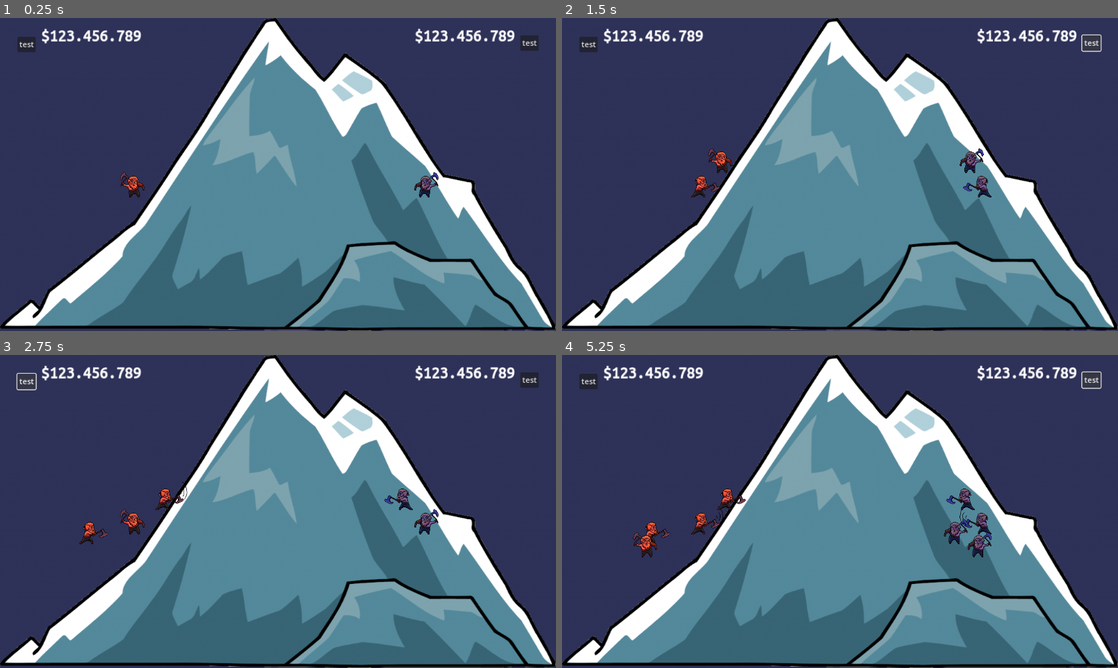
Above: before the commit, frames 1-4 (two rows, left to right).
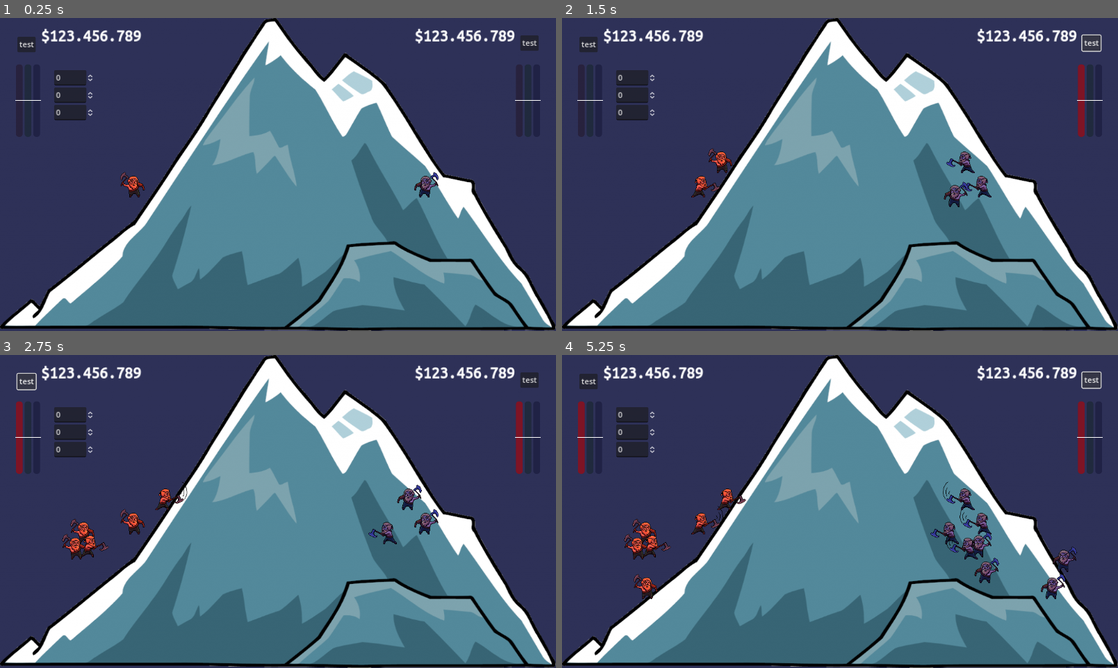
Above: after the commit, the same moments.

Repository: kwint/nfc-card-game
Game: Godot game, scene res://Scenes/Dashboard.tscn
Same seed, same stepped clock (60 frames per second), same inputs: the game is played once before the commit and once after it.
Inputs:
- Up to frame 1 (0.25 s): no input
- Up to frame 2 (1.5 s): click "test" at 0.5 s; click "test" at 1.25 s
- Up to frame 3 (2.75 s): click "test" at 2 s
- Up to frame 4 (5.25 s): click "test" at 2.75 s; click "test" at 3.5 s; click "test" at 4.25 s

The runs differ from the first frame. In frame 1, 1.9% of the frame differs, in the area x 2-98%, y 14-38%; in frame 2, 2.3%; in frame 3, 2.8%; in frame 4, 3.6%, in the area x 2-98%, y 14-78%.

Commit message:
Add balance gauge, add two more animations

Diff:
--- a/dashboard/Scenes/Dashboard.tscn
+++ b/dashboard/Scenes/Dashboard.tscn
@@ -1,12 +1,17 @@
-[gd_scene load_steps=5 format=3 uid="uid://ca1ddejybbu0g"]
+[gd_scene load_steps=7 format=3 uid="uid://ca1ddejybbu0g"]
 
 [ext_resource type="Texture2D" uid="uid://spx3oh7upq1v" path="res://Sprites/mountain.png" id="1_tusvk"]
+[ext_resource type="Script" path="res://Scripts/GameController.gd" id="1_y0gn5"]
 [ext_resource type="Theme" uid="uid://n2sj11gmuqmo" path="res://Themes/Money font.tres" id="2_1f4xi"]
 [ext_resource type="Script" path="res://Scripts/MinerGrid.gd" id="3_gpr4m"]
+[ext_resource type="PackedScene" uid="uid://c223vha4r3wq7" path="res://Scenes/Levels.tscn" id="3_oc27c"]
 
 [sub_resource type="StyleBoxTexture" id="StyleBoxTexture_w6uij"]
 
 [node name="Root" type="Node"]
+
+[node name="GameController" type="Node" parent="."]
+script = ExtResource("1_y0gn5")
 
 [node name="Viewport" type="Control" parent="."]
 layout_mode = 3
@@ -98,6 +103,36 @@
 text = "$123.456.789"
 horizontal_alignment = 2
 
+[node name="LevelsLeft" parent="Viewport" instance=ExtResource("3_oc27c")]
+layout_mode = 0
+offset_left = 33.0
+offset_top = 96.0
+offset_right = 83.0
+offset_bottom = 246.0
+
+[node name="LevelsRight" parent="Viewport" instance=ExtResource("3_oc27c")]
+layout_mode = 0
+offset_left = 1069.0
+offset_top = 96.0
+offset_right = 1119.0
+offset_bottom = 246.0
+
+[node name="VSplitContainer" type="VBoxContainer" parent="Viewport"]
+layout_mode = 0
+offset_left = 112.0
+offset_top = 108.0
+offset_right = 152.0
+offset_bottom = 148.0
+
+[node name="SpinBox" type="SpinBox" parent="Viewport/VSplitContainer"]
+layout_mode = 2
+
+[node name="SpinBox2" type="SpinBox" parent="Viewport/VSplitContainer"]
+layout_mode = 2
+
+[node name="SpinBox3" type="SpinBox" parent="Viewport/VSplitContainer"]
+layout_mode = 2
+
 [node name="MinersLeft" type="Node2D" parent="." node_paths=PackedStringArray("reference_grid")]
 script = ExtResource("3_gpr4m")
 color = Color(1, 0.5, 0.5, 1)
@@ -130,5 +165,8 @@
 grow_horizontal = 0
 text = "test"
 
+[connection signal="value_changed" from="Viewport/VSplitContainer/SpinBox" to="Viewport/LevelsLeft" method="update_value1"]
+[connection signal="value_changed" from="Viewport/VSplitContainer/SpinBox2" to="Viewport/LevelsLeft" method="update_value2"]
+[connection signal="value_changed" from="Viewport/VSplitContainer/SpinBox3" to="Viewport/LevelsLeft" method="update_value3"]
 [connection signal="pressed" from="TestButtonLeft" to="MinersLeft" method="add_miner"]
 [connection signal="pressed" from="TestButtonRight" to="MinersRight" method="add_miner"]
--- /dev/null
+++ b/dashboard/Scenes/Levels.tscn
@@ -0,0 +1,42 @@
+[gd_scene load_steps=2 format=3 uid="uid://c223vha4r3wq7"]
+
+[ext_resource type="Script" path="res://Scripts/Levels.gd" id="1_6sqer"]
+
+[node name="Levels" type="HBoxContainer"]
+custom_minimum_size = Vector2(50, 150)
+offset_right = 50.0
+offset_bottom = 150.0
+alignment = 1
+script = ExtResource("1_6sqer")
+
+[node name="Level1" type="ProgressBar" parent="."]
+modulate = Color(1, 0, 0, 1)
+layout_mode = 2
+size_flags_horizontal = 3
+size_flags_vertical = 1
+max_value = 1.0
+fill_mode = 3
+show_percentage = false
+
+[node name="Level2" type="ProgressBar" parent="."]
+modulate = Color(0, 1, 0, 1)
+layout_mode = 2
+size_flags_horizontal = 3
+size_flags_vertical = 1
+max_value = 1.0
+fill_mode = 3
+show_percentage = false
+
+[node name="Level3" type="ProgressBar" parent="."]
+modulate = Color(0, 0, 1, 1)
+layout_mode = 2
+size_flags_horizontal = 3
+size_flags_vertical = 1
+max_value = 1.0
+fill_mode = 3
+show_percentage = false
+
+[node name="Horizon" type="Line2D" parent="."]
+points = PackedVector2Array(-2, 75, 52, 75)
+width = 2.0
+antialiased = true
--- a/dashboard/Scenes/Miner.tscn
+++ b/dashboard/Scenes/Miner.tscn
@@ -7,4 +7,5 @@
 
 [node name="AnimatedSprite2D" type="AnimatedSprite2D" parent="."]
 sprite_frames = ExtResource("1_dw4to")
-autoplay = "default"
+animation = &"miner2"
+autoplay = "miner1"
--- /dev/null
+++ b/dashboard/Scripts/GameController.gd
@@ -0,0 +1,23 @@
+extends Node
+
+@onready var mines = [
+  $"../MinersLeft",
+  $"../MinersRight",
+];
+
+@onready var levels = [
+  $"../Viewport/LevelsLeft",
+  $"../Viewport/LevelsRight",
+];
+
+# Called when the node enters the scene tree for the first time.
+func _ready():
+	pass # Replace with function body.
+
+
+# Called every frame. 'delta' is the elapsed time since the previous frame.
+func _process(delta):
+	if randi() % 40 == 0:
+		var i = randi() % 2;
+		self.mines[i].add_miner();
+		self.levels[i].update_value1(self.mines[i].count() + 1);
--- /dev/null
+++ b/dashboard/Scripts/Levels.gd
@@ -0,0 +1,52 @@
+extends HBoxContainer
+
+const ORIGIN: float = 0.5;
+
+@export var value1: float = 0.0;
+@export var value2: float = 0.0;
+@export var value3: float = 0.0;
+
+@onready var levels = [
+	$Level1,
+	$Level2,
+	$Level3,
+];
+
+
+func _ready():
+	pass
+
+
+func update_levels():
+	var values = [
+		self.value1,
+		self.value2,
+		self.value3,
+	];
+	var avg = values.reduce(func(a, b): return a + b) / 3.0;
+	var deltas = values.map(func(n): return n - avg);
+	var delta_max = deltas.max();
+	var delta_scale = delta_max / avg;
+
+	# Determine offsets between [-1, 1], scale them
+	var offsets = [0.0, 0.0, 0.0];
+	if delta_max > 0.0:
+		offsets = deltas.map(func(n): return n / delta_max * delta_scale);
+
+	for i in range(self.levels.size()):
+		self.levels[i].value = ORIGIN + offsets[i] / 2.0;
+
+
+func update_value1(value):
+	self.value1 = value;
+	self.update_levels();
+
+
+func update_value2(value):
+	self.value2 = value;
+	self.update_levels();
+
+
+func update_value3(value):
+	self.value3 = value;
+	self.update_levels();
--- a/dashboard/Scripts/MinerGrid.gd
+++ b/dashboard/Scripts/MinerGrid.gd
@@ -16,7 +16,7 @@
 	self.add_miner.call_deferred()
 
 
-func _process(delta):
+func _process(_delta):
 	pass
 
 
@@ -32,6 +32,10 @@
 
 	self.miners.append(miner);
 	self.add_child(miner);
+
+
+func count() -> int:
+	return self.miners.size();
 
 
 func reposition_miners():
--- a/dashboard/Sprites/Miner/Miner.tres
+++ b/dashboard/Sprites/Miner/Miner.tres
@@ -1,39 +1,107 @@
-[gd_resource type="SpriteFrames" load_steps=6 format=3 uid="uid://cnyvuugqqjwti"]
+[gd_resource type="SpriteFrames" load_steps=16 format=3 uid="uid://cnyvuugqqjwti"]
 
-[ext_resource type="Texture2D" uid="uid://dbwhfnvs3px2h" path="res://Sprites/Warrior_1/Attack_1-shifted.png" id="1_q8noq"]
+[ext_resource type="Texture2D" uid="uid://bol0t2c4nfnu7" path="res://Sprites/Warrior_1/Attack_1.png" id="1_v7avr"]
+[ext_resource type="Texture2D" uid="uid://byhl5oi3cbehn" path="res://Sprites/Warrior_1/Attack_2.png" id="2_qbske"]
+[ext_resource type="Texture2D" uid="uid://ccmjo23hx2kyu" path="res://Sprites/Warrior_1/Attack_3.png" id="3_ki554"]
 
-[sub_resource type="AtlasTexture" id="AtlasTexture_pcd6q"]
-atlas = ExtResource("1_q8noq")
+[sub_resource type="AtlasTexture" id="AtlasTexture_hpmc0"]
+atlas = ExtResource("1_v7avr")
 region = Rect2(0, 0, 96, 96)
 
-[sub_resource type="AtlasTexture" id="AtlasTexture_oo0q2"]
-atlas = ExtResource("1_q8noq")
+[sub_resource type="AtlasTexture" id="AtlasTexture_5yjbj"]
+atlas = ExtResource("1_v7avr")
 region = Rect2(96, 0, 96, 96)
 
-[sub_resource type="AtlasTexture" id="AtlasTexture_got5f"]
-atlas = ExtResource("1_q8noq")
+[sub_resource type="AtlasTexture" id="AtlasTexture_8vkny"]
+atlas = ExtResource("1_v7avr")
 region = Rect2(192, 0, 96, 96)
 
-[sub_resource type="AtlasTexture" id="AtlasTexture_15ui0"]
-atlas = ExtResource("1_q8noq")
+[sub_resource type="AtlasTexture" id="AtlasTexture_rrku1"]
+atlas = ExtResource("1_v7avr")
+region = Rect2(288, 0, 96, 96)
+
+[sub_resource type="AtlasTexture" id="AtlasTexture_bvaka"]
+atlas = ExtResource("2_qbske")
+region = Rect2(0, 0, 96, 96)
+
+[sub_resource type="AtlasTexture" id="AtlasTexture_gwtxu"]
+atlas = ExtResource("2_qbske")
+region = Rect2(96, 0, 96, 96)
+
+[sub_resource type="AtlasTexture" id="AtlasTexture_a306i"]
+atlas = ExtResource("2_qbske")
+region = Rect2(192, 0, 96, 96)
+
+[sub_resource type="AtlasTexture" id="AtlasTexture_0dk40"]
+atlas = ExtResource("2_qbske")
+region = Rect2(288, 0, 96, 96)
+
+[sub_resource type="AtlasTexture" id="AtlasTexture_2cwn3"]
+atlas = ExtResource("3_ki554")
+region = Rect2(0, 0, 96, 96)
+
+[sub_resource type="AtlasTexture" id="AtlasTexture_hmo1v"]
+atlas = ExtResource("3_ki554")
+region = Rect2(96, 0, 96, 96)
+
+[sub_resource type="AtlasTexture" id="AtlasTexture_mfhdk"]
+atlas = ExtResource("3_ki554")
+region = Rect2(192, 0, 96, 96)
+
+[sub_resource type="AtlasTexture" id="AtlasTexture_qkkpq"]
+atlas = ExtResource("3_ki554")
 region = Rect2(288, 0, 96, 96)
 
 [resource]
 animations = [{
 "frames": [{
 "duration": 1.0,
-"texture": SubResource("AtlasTexture_pcd6q")
+"texture": SubResource("AtlasTexture_hpmc0")
 }, {
 "duration": 1.0,
-"texture": SubResource("AtlasTexture_oo0q2")
+"texture": SubResource("AtlasTexture_5yjbj")
 }, {
 "duration": 1.0,
-"texture": SubResource("AtlasTexture_got5f")
+"texture": SubResource("AtlasTexture_8vkny")
 }, {
 "duration": 1.0,
-"texture": SubResource("AtlasTexture_15ui0")
+"texture": SubResource("AtlasTexture_rrku1")
 }],
 "loop": true,
-"name": &"default",
+"name": &"miner1",
+"speed": 5.0
+}, {
+"frames": [{
+"duration": 1.0,
+"texture": SubResource("AtlasTexture_bvaka")
+}, {
+"duration": 1.0,
+"texture": SubResource("AtlasTexture_gwtxu")
+}, {
+"duration": 1.0,
+"texture": SubResource("AtlasTexture_a306i")
+}, {
+"duration": 1.0,
+"texture": SubResource("AtlasTexture_0dk40")
+}],
+"loop": true,
+"name": &"miner2",
+"speed": 5.0
+}, {
+"frames": [{
+"duration": 1.0,
+"texture": SubResource("AtlasTexture_2cwn3")
+}, {
+"duration": 1.0,
+"texture": SubResource("AtlasTexture_hmo1v")
+}, {
+"duration": 1.0,
+"texture": SubResource("AtlasTexture_mfhdk")
+}, {
+"duration": 1.0,
+"texture": SubResource("AtlasTexture_qkkpq")
+}],
+"loop": true,
+"name": &"miner3",
 "speed": 5.0
 }]
Renamed: dashboard/Sprites/Warrior_1/Attack_1-shifted.png -> dashboard/Sprites/Warrior_1/Attack_1.png
Not shown, added: dashboard/Sprites/Warrior_1/Attack_1.png.import
Binary file added: dashboard/Sprites/Warrior_1/Attack_2.png
Not shown, added: dashboard/Sprites/Warrior_1/Attack_2.png.import
Binary file added: dashboard/Sprites/Warrior_1/Attack_3.png
Not shown, changed: dashboard/Sprites/Warrior_1/Attack_3.png.import
